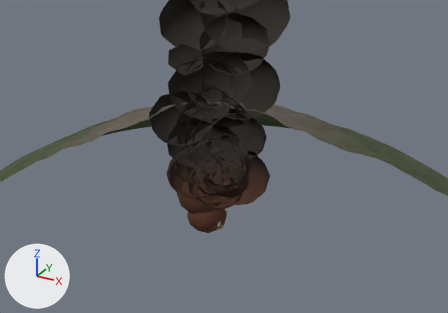
Two versions of the glTF model public/assets/pompeii-kit.glb, one commit apart.
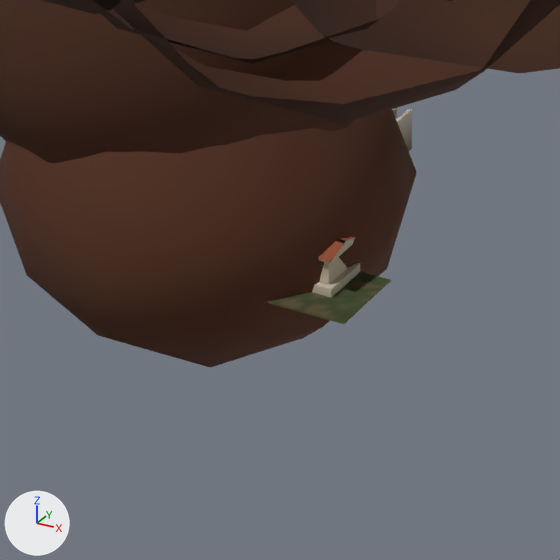
Each version is shown from a camera (50 mm lens) standing at (873.0, -1520.0, 998.0) and looking at (-9.0, 83.0, 197.0), then close up on the part from 42% to 54% of the width and 63% to 80% of the height. Lighting does not change. The marker at lower left points along +X, +Y and +Z. The older version's two pictures come first. Everything nearer to the camera than a plane just in front of the edit is cut away. Where no turn or scale is listed for an object, it has been applied to the vertices.

The first close-up shows 'Country_Ground_30m_plaster', 'EruptionColumn_cloth', 'Forum_Temple_stone' and 3 more.
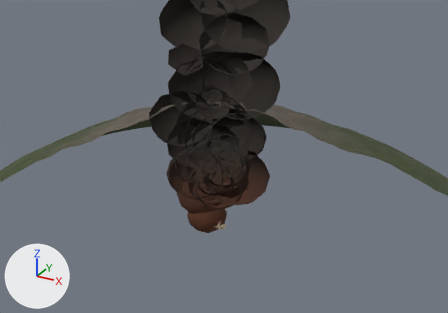
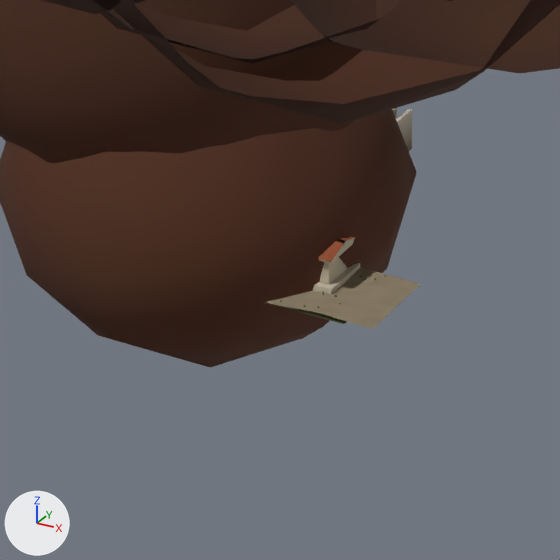
Boxes (x1, y1, x2, y2) around the edits, measured in the close-ups (560 x 560 px):
'Beach_Sand_30m_stone', added (brown)
    after: (266, 268, 420, 329)
'Country_Ground_30m_plaster', unchanged, covered by the edit
    before: (266, 271, 392, 324)
    after: (269, 303, 347, 324)

Patch to the scene script:
```diff
--- a/public/assets/pompeii-kit.glb.py
+++ b/public/assets/pompeii-kit.glb.py
@@ me_mesh_80 @@
+me_mesh_80.from_pydata(...)  # 275 vertices, 480 faces; spans x -50.0..50.0, y -15.0..15.0, z -0.9..0.9
+me_mesh_80.materials.append(mat_stone)
@@ ob_beach_sand_30m_stone @@
+ob_beach_sand_30m_stone = bpy.data.objects.new('Beach_Sand_30m_stone', me_mesh_80)
+ob_beach_sand_30m_stone.location = (0.0, -15.0, 0.9)
```
